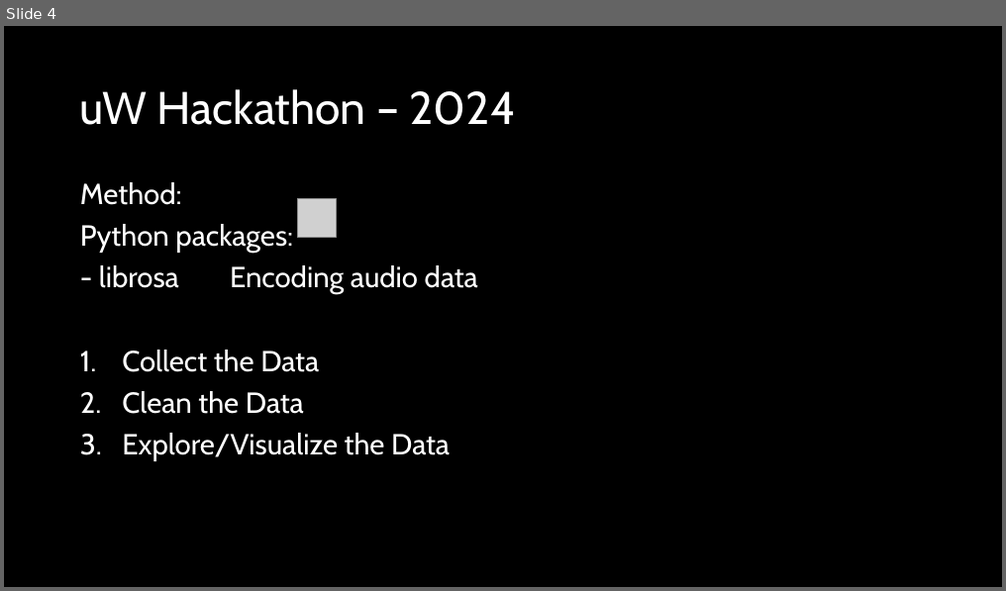
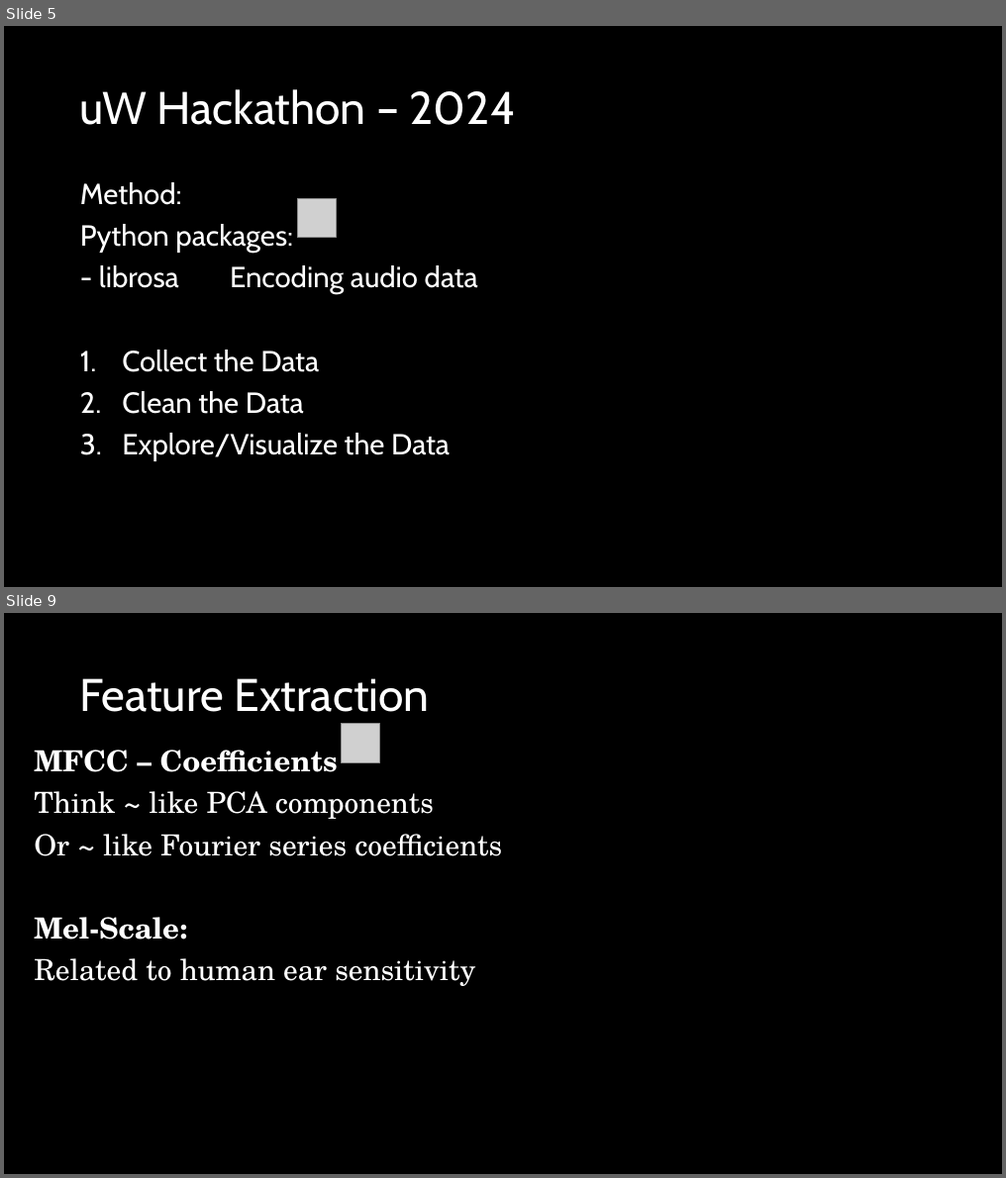
Before and after one commit to PENNET-dev/hackathon-uW-2024, a slide deck: Hackathon Presentation.pptx. Shown one above the other, each under a label of ours: slide 4 before the commit, slides 5 and 9 after it; the slides between them are not shown. The pictures are 1006x591 and 1006x1178 pixels, drawn with LibreOffice and Linux fonts; fonts in the diff are those of the drawing; grey boxes stand for pictures. Boxes give left, top, right and bottom in pixels: in the first picture for what was removed or moved away, otherwise in the second. Text is boxed around its words. In the diff, an @@ line names an element or a change of style, - is before the commit and + after.

```diff
--- a/Hackathon Presentation.pptx
+++ b/Hackathon Presentation.pptx
@@ slide 9 added at (4, 613, 1002, 1174), background #000000 @@
@@ title added at (80, 678, 429, 712), 44 pt, text #FFFFFF @@
+Feature Extraction
@@ picture added at (341, 724, 380, 762) @@
@@ text added at (34, 750, 502, 986), 28 pt, text #FFFFFF @@
+MFCC – Coefficients
+Think ~ like PCA components
+Or ~ like Fourier series coefficients
+Mel-Scale:
+Related to human ear sensitivity
@@ what was slide 4 is now slide 5 @@
```
Also in this commit, not shown: 6 slides changed, 2 other slides added.
